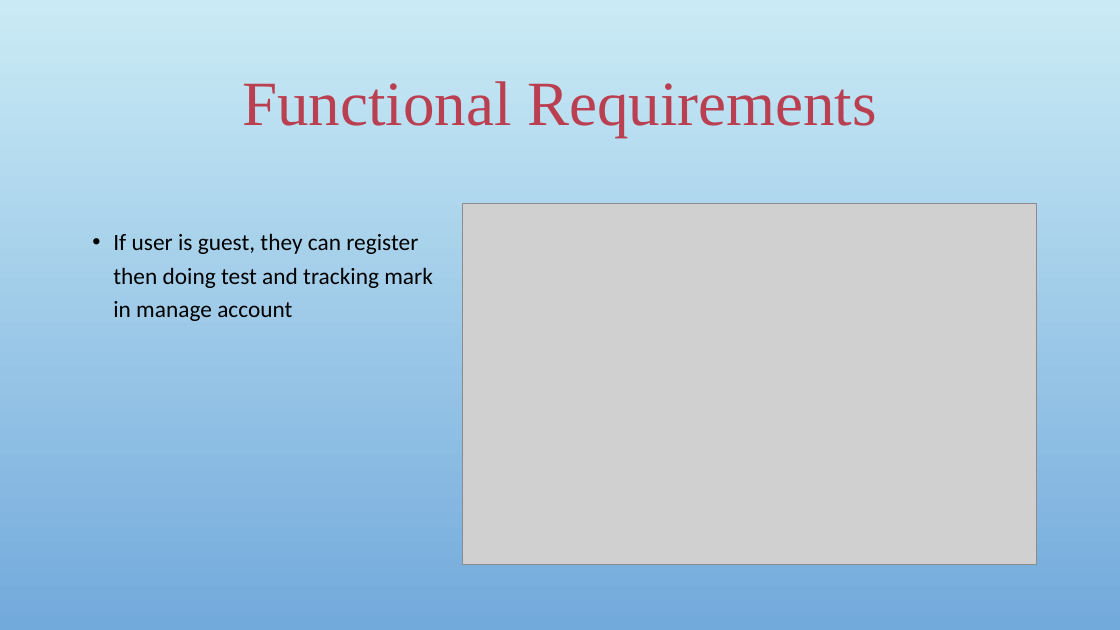
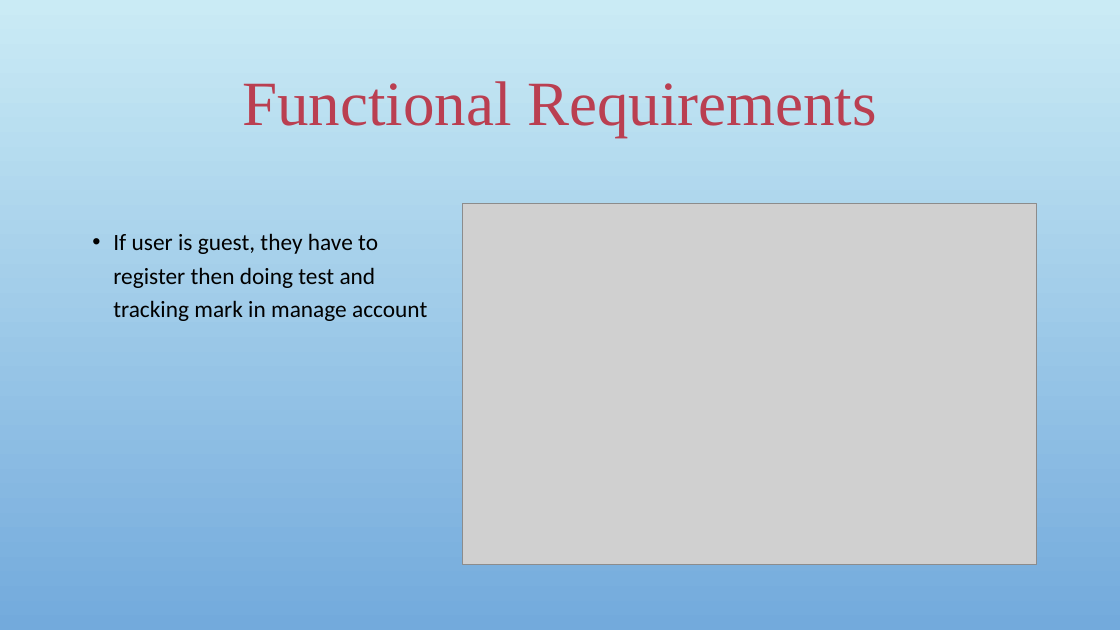
Before and after one commit to sangnvus/japanesedictionary, a slide deck: slide 14 of WIP/Documents/Report 1/UJD_VN_Examination_v1.0_EN/UJD_VN_ProjectOverview_v1.0.pptx (slide 11 before the commit). Drawn at 1120x630 pixels with LibreOffice and Linux fonts; fonts in the diff are those of the drawing; grey boxes stand for pictures; background and template pictures are left out. Boxes give left, top, right and bottom in pixels: in the first picture for what was removed or moved away, otherwise in the second. Text is boxed around its words. In the diff, an @@ line names an element or a change of style, - is before the commit and + after.

```diff
--- a/WIP/Documents/Report 1/UJD_VN_Examination_v1.0_EN/UJD_VN_ProjectOverview_v1.0.pptx
+++ b/WIP/Documents/Report 1/UJD_VN_Examination_v1.0_EN/UJD_VN_ProjectOverview_v1.0.pptx
@@ text at box(113, 233, 427, 321): text changed @@
-• If user is guest, they can register then doing test and tracking mark in manage account
+• If user is guest, they have to register then doing test and tracking mark in manage account
```
Also in this commit, not shown: 7 other slides changed, 2 slides added, 2 slides removed.
